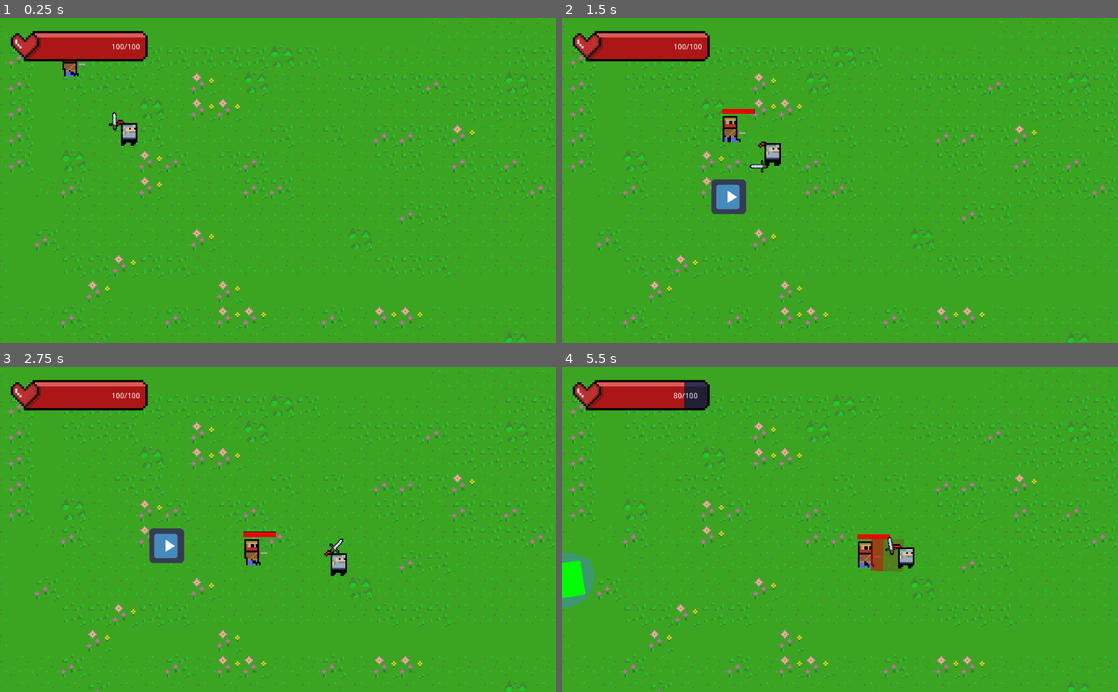
Above: before the commit, frames 1-4 (two rows, left to right).
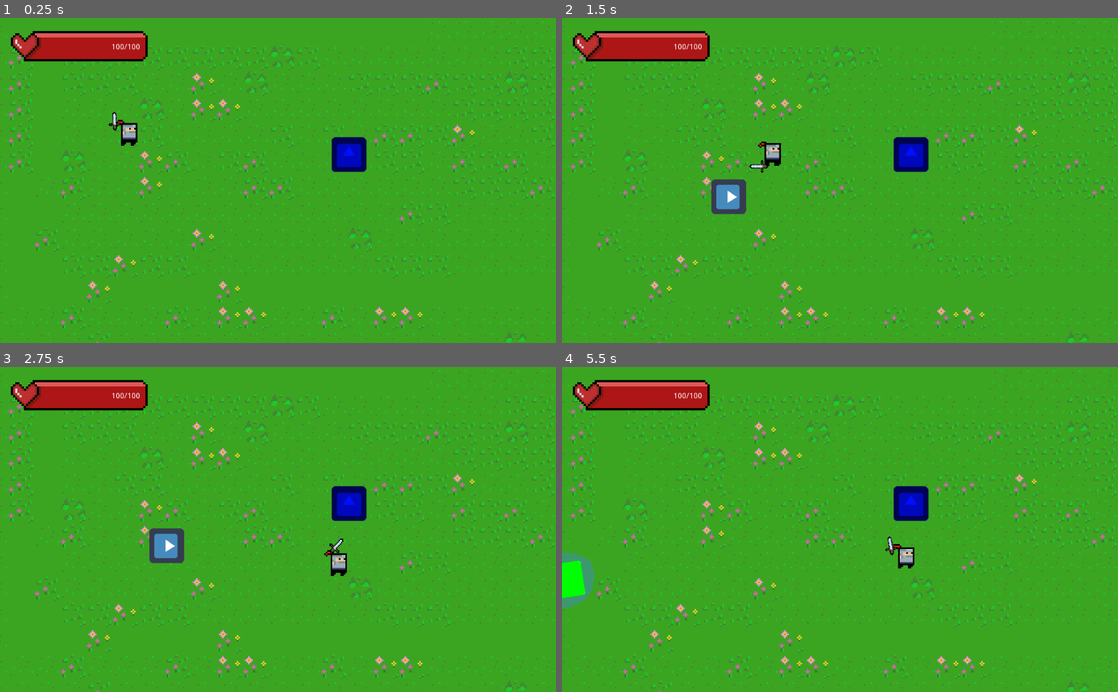
Above: after the commit, the same moments.

Repository: Schwarcraft/RogueLike
Game: Godot game, scene res://World.tscn
Same seed, same stepped clock (60 frames per second), same inputs: the game is played once before the commit and once after it. The engine's default icon, where the game draws it, is replaced by a stand-in: a white triangle on a blue panel in a dark square.
Inputs (mouse positions are in pixels of both pictures, inside the frame that each line leads up to):
- Up to frame 1 (0.25 s): no input
- Up to frame 2 (1.5 s): move the mouse to (962, 164) at 0.52 s; hold D (right) 0.53-1.28 s; click (962, 164) at 0.6 s; move the mouse to (728, 196) at 1.27 s; hold S (down) from 1.28 s (still down); right-click (728, 196) at 1.35 s
- Up to frame 3 (2.75 s): move the mouse to (333, 458) at 2.02 s; release S (down) at 2.03 s; hold D (right) from 2.03 s (still down); tap Space (roll) at 2.1 s
- Up to frame 4 (5.5 s): move the mouse to (812, 594) at 2.77 s; release D (right) at 2.78 s; hold W (up) 2.78-3.53 s; tap Shift (select_cycle) at 2.85 s; move the mouse to (1006, 578) at 3.52 s; hold A (left) 3.53-5.03 s; click (1006, 578) at 3.6 s; move the mouse to (673, 480) at 4.27 s; right-click (673, 480) at 4.35 s; move the mouse to (867, 529) at 5.02 s; hold S (down) from 5.03 s (still down); tap Space (roll) at 5.1 s

The runs differ from the first frame. In frame 1, 0.8% of the frame differs, in the area x 11-66%, y 13-48%; in frame 2, 1.0%; in frame 3, 1.0%; in frame 4, 1.8%, in the area x 20-66%, y 4-64%.

Commit message:
Boss Start

Diff:
--- /dev/null
+++ b/Boss1.gd
@@ -0,0 +1,14 @@
+extends KinematicBody2D
+
+export var cast_radius = 200
+export var number_of_points = 20
+
+var raycast_array : Array
+
+# Called when the node enters the scene tree for the first time.
+func _ready() -> void:
+	raycast_array.append(Vector2(0,0))
+
+# Called every frame. 'delta' is the elapsed time since the previous frame.
+func _process(delta: float) -> void:
+	pass
--- /dev/null
+++ b/Boss1.tscn
@@ -0,0 +1,19 @@
+[gd_scene load_steps=4 format=2]
+
+[ext_resource path="res://icon.png" type="Texture" id=1]
+[ext_resource path="res://Boss1.gd" type="Script" id=2]
+
+[sub_resource type="CircleShape2D" id=1]
+radius = 365.139
+
+[node name="Boss1" type="KinematicBody2D"]
+script = ExtResource( 2 )
+
+[node name="Sprite" type="Sprite" parent="."]
+modulate = Color( 0, 0.0627451, 1, 1 )
+texture = ExtResource( 1 )
+
+[node name="CastArea" type="Area2D" parent="."]
+
+[node name="CollisionShape2D" type="CollisionShape2D" parent="CastArea"]
+shape = SubResource( 1 )
--- /dev/null
+++ b/Polygon2D.tscn
@@ -0,0 +1,7 @@
+[gd_scene load_steps=2 format=2]
+
+[sub_resource type="GradientTexture" id=1]
+
+[node name="Polygon2D" type="Polygon2D"]
+texture = SubResource( 1 )
+polygon = PoolVector2Array( 30.9977, -3.30997, 25.8491, 29.2424, 102.58, 51.8297, 121.513, 11.6375, 102.746, 0.17778, 109.057, -37.357, 84.8087, -45.8273, 67.8682, -15.1019, 67.0378, -1.15088, 42.7896, -5.13689 )
--- a/World.tscn
+++ b/World.tscn
@@ -3,8 +3,8 @@
 [ext_resource path="res://Art/WorldEnvior/Tileset.png" type="Texture" id=1]
 [ext_resource path="res://Player.tscn" type="PackedScene" id=2]
 [ext_resource path="res://ScreenShake.tscn" type="PackedScene" id=3]
+[ext_resource path="res://Boss1.tscn" type="PackedScene" id=4]
 [ext_resource path="res://Gui.tscn" type="PackedScene" id=5]
-[ext_resource path="res://Bandit.tscn" type="PackedScene" id=6]
 
 [sub_resource type="TileSet" id=1]
 0/name = "Tileset.png 0"
@@ -83,7 +83,8 @@
 position = Vector2( 122.601, 163.52 )
 scale = Vector2( 3, 3 )
 
-[node name="Bandit" parent="YSort" instance=ExtResource( 6 )]
+[node name="Boss1" parent="YSort" instance=ExtResource( 4 )]
+position = Vector2( 530.59, 204.336 )
 
 [node name="Camera2D" type="Camera2D" parent="."]
 position = Vector2( 400.057, 251.931 )
--- a/rock.gd
+++ b/rock.gd
@@ -20,6 +20,6 @@
 
 
 
-func _on_AnimationPlayer_animation_finished() -> void:
+func _on_AnimationPlayer_animation_finished(anim_name) -> void:
 	GameData.screenShake()
 	queue_free()
